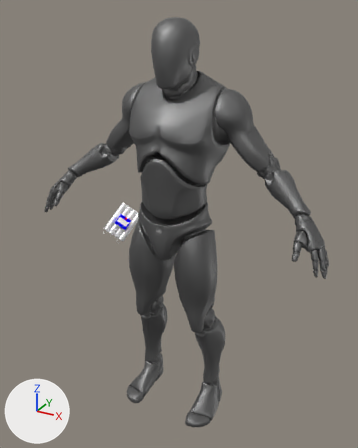
Renders of the Blender file Content/Blender/A_ThirdPerson_TimeBomb_Idle.blend from each side of a commit.
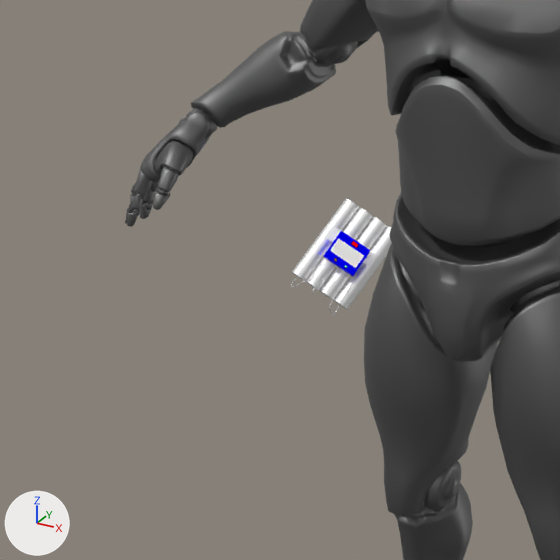
Each version is shown whole from a 50 mm camera at (0.99, -1.75, 1.86) aimed at (-0.14, 0.31, 0.83), then close up on the part from 0% to 55% of the width and 29% to 74% of the height. Arrows for +X, +Y and +Z are at lower left; the lights stay in place. Objects named as collision shapes, trigger or cutter boxes, shadow casters or lower levels of detail are left out.

In view in the first close-up: 'SK_Mannequin_Male_LOD0', 'SM_TimeBomb_LOD0'.
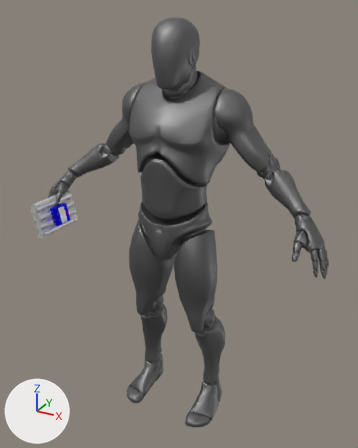
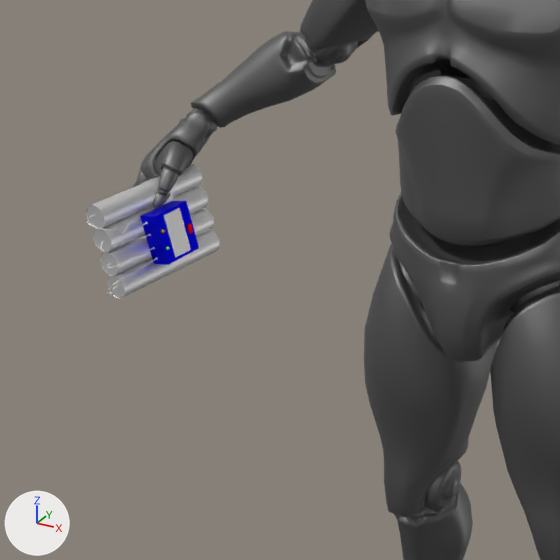
What differs and where, as boxes [x1, y1, x2, y2] in the close-ups (560 x 560 px):
'SM_TimeBomb_LOD0', moved, turned, rescaled
    before: [291, 198, 392, 315]
    after: [86, 164, 220, 299]

Edits to the bpy script that builds the scene:
```text
Change ob_sm_timebomb_lod0:
    remove ob_sm_timebomb_lod0.parent = ob_sm_timebomb
    ob_sm_timebomb_lod0.location: (0.0, 0.0, 0.0) -> (-0.61, -0.11, 0.95)
    ob_sm_timebomb_lod0.rotation_euler: (0.0, 0.0, 0.0) -> (0.105, 1.377, 0.0397)  # degrees (0, 0, 0) -> degrees (6, 79, 2.3)
    ob_sm_timebomb_lod0.scale: (1.0, 1.0, 1.0) -> (0.01, 0.01, 0.01)
```
